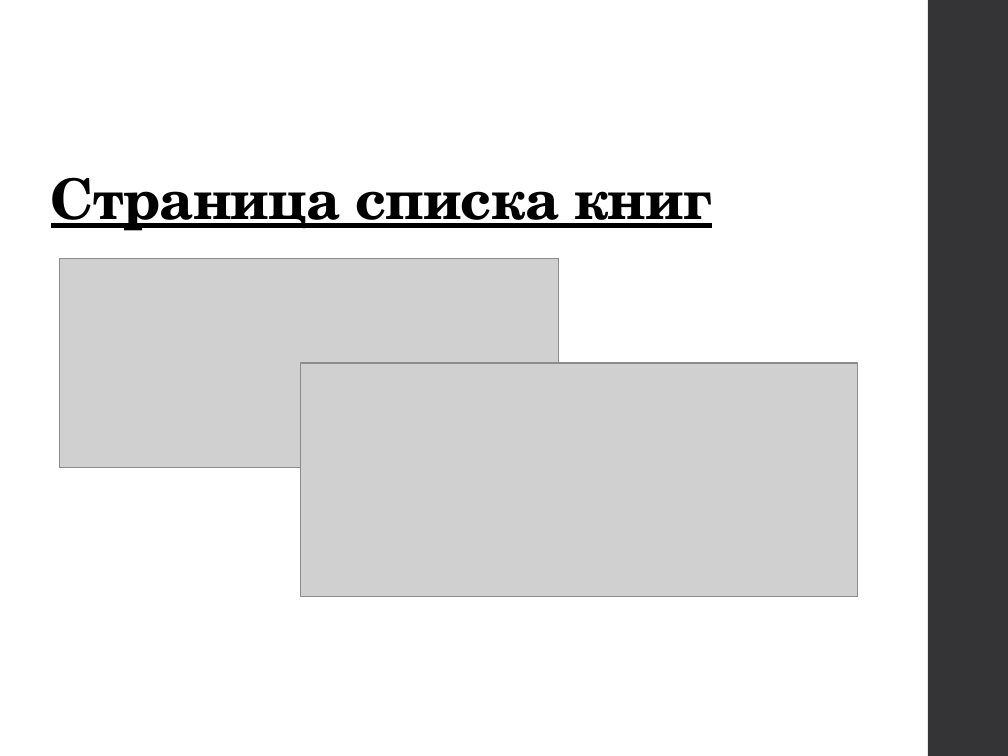
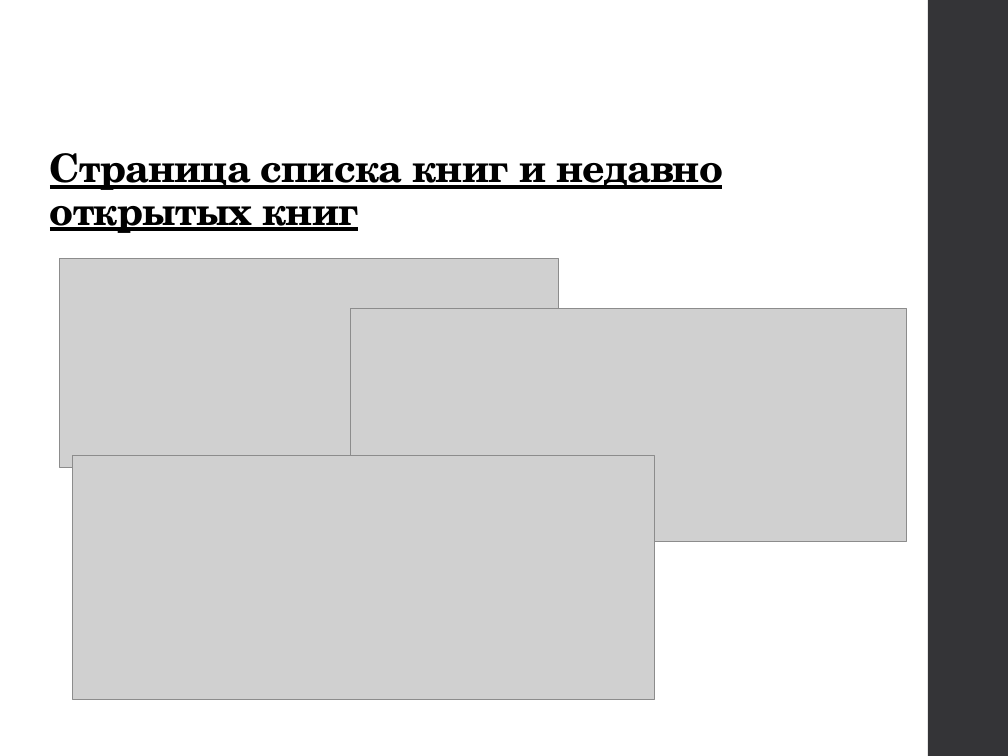
Before and after one commit to an-nguen/UlstuGradWork, a slide deck: slide 7 of docs/Презентация.pptx (slide 9 before the commit). Drawn at 1008x756 pixels with LibreOffice and Linux fonts; fonts in the diff are those of the drawing; grey boxes stand for pictures. Boxes give left, top, right and bottom in pixels: in the first picture for what was removed or moved away, otherwise in the second. Text is boxed around its words. In the diff, an @@ line names an element or a change of style, - is before the commit and + after.

```diff
--- a/docs/Презентация.pptx
+++ b/docs/Презентация.pptx
@@ title at [50, 153, 723, 233]: text changed; size 40 to 28 pt @@
-Страница списка книг
+Страница списка книг и недавно открытых книг
@@ picture: place and size @@
-picture at [300, 363, 857, 597]
+picture at [351, 308, 907, 542]
@@ picture added at [73, 456, 654, 700] @@
```
Also in this commit, not shown: 9 other slides changed, 3 slides removed, 43 other files.
